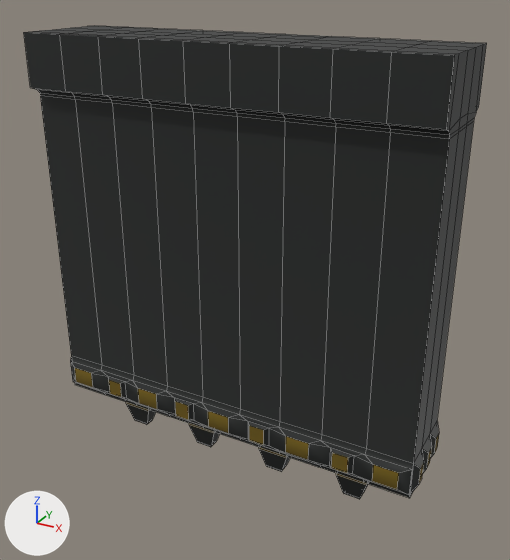
Two versions of the Blender file res/models/gate_up/Gate.blend, one commit apart.
Rendered twice from a 50 mm camera at (6.46, -11.11, 9.09) aimed at (0.23, 0.23, 3.42). Arrows for +X, +Y and +Z are at lower left; the lights stay in place. Mesh edges are drawn as thin lines.

The older version as bpy lines, for what is in view:
```python
me_cube_002 = bpy.data.meshes.new('Cube.002')
me_cube_002.from_pydata(...)  # 488 vertices, 502 faces; spans x -4.1..4.1, y -1.0..1.0, z -21.9..0.0
me_cube_002.polygons.foreach_set('use_smooth', [True] * 502)
# faces by material slot: [462, 40]
me_cube_002.materials.append(mat_material_005)  # black #212422
me_cube_002.materials.append(mat_material_006)  # brown #715c13
ob_top = bpy.data.objects.new('TOP', me_cube_002)
ob_top.location = (0.0, -0.01, 8.02)
ob_top.scale = (1.0, 1.0, 0.4)
```
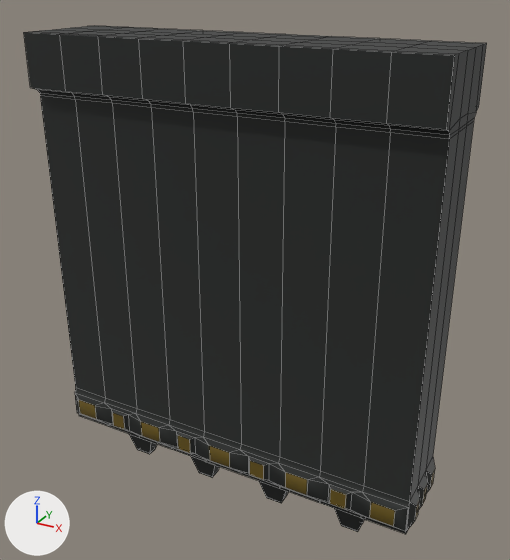
Commit message: updated gate up model

Location of each change, [x1, y1, x2, y2] in pixels of the pictures (510 x 560 px; the box of a moved part takes in the faces that stretch with it):
'TOP', reshaped (7% taller)
    before: [24, 26, 487, 499]
    after: [24, 26, 487, 534]
part 1 of me_cube_002, moved or reshaped
    before: [48, 136, 446, 499]
    after: [48, 136, 446, 534]

The change, as a list of edits to the scene's bpy script:
```text
Change me_cube_002:
    where me_cube_002.from_pydata(...)  # 488 vertices, 502 faces; spans x -4.1..4.1, y -1.0..1.0, z -21.9..0.0
    used by ob_top; location = (0.0, -0.01, 8.02); scale = (1.0, 1.0, 0.4)
    me_cube_002 part 1: all 336 vertices in x -4.1..4.1, y -0.9..0.9, z -21.9..-17.5 are moved by (0.0, 0.0, -2.2)
```
